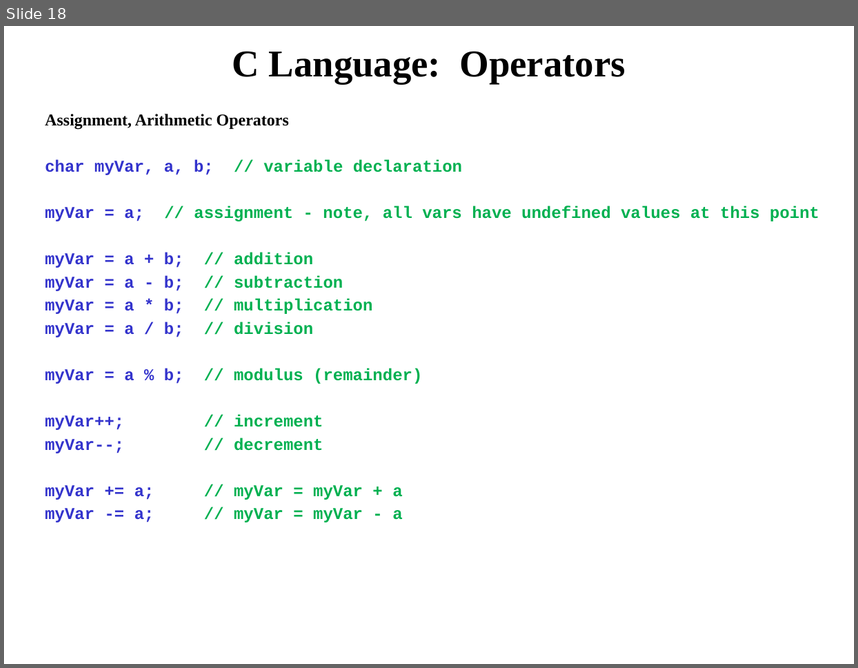
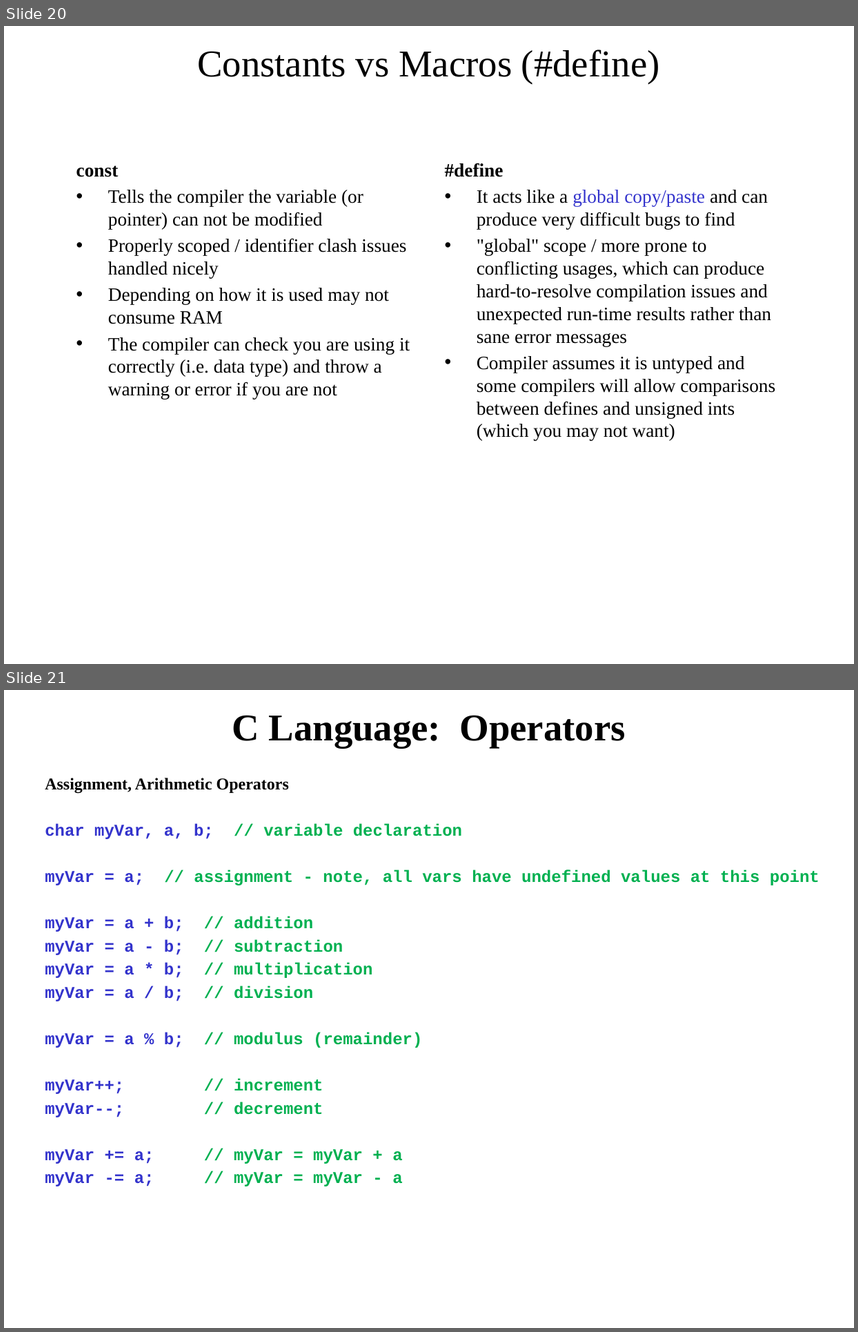
Before and after one commit to pw4rn3r/ECE382, a slide deck: notes/L19/Lsn19.pptx. Shown one above the other, each under a label of ours: slide 18 before the commit, slides 20 and 21 after it. The pictures are 858x668 and 858x1332 pixels, drawn with LibreOffice and Linux fonts; fonts in the diff are those of the drawing. Boxes give left, top, right and bottom in pixels: in the first picture for what was removed or moved away, otherwise in the second. Text is boxed around its words. In the diff, an @@ line names an element or a change of style, - is before the commit and + after.

```diff
--- a/notes/L19/Lsn19.pptx
+++ b/notes/L19/Lsn19.pptx
@@ slide 20 added at (4, 26, 854, 664), background #FFFFFF @@
@@ title added at (197, 49, 660, 83), 32 pt, text #000000 @@
+Constants vs Macros (#define)
@@ text added at (76, 165, 410, 399), 16 pt, text #000000 @@
+const
+• Tells the compiler the variable (or pointer) can not be modified
+• Properly scoped / identifier clash issues handled nicely
+• Depending on how it is used may not consume RAM
+• The compiler can check you are using it correctly (i.e. data type) and throw a warning or error if you are not
@@ text added at (445, 163, 775, 441), 16 pt, text #000000 @@
+#define
+• It acts like a global copy/paste and can produce very difficult bugs to find
+• "global" scope / more prone to conflicting usages, which can produce hard-to-resolve compilation issues and unexpected run-time results rather than sane error messages
+• Compiler assumes it is untyped and some compilers will allow comparisons between defines and unsigned ints (which you may not want)
@@ what was slide 18 is now slide 21 @@
```
Also in this commit, not shown: 7 slides changed, 5 other slides added, 3 slides removed.
